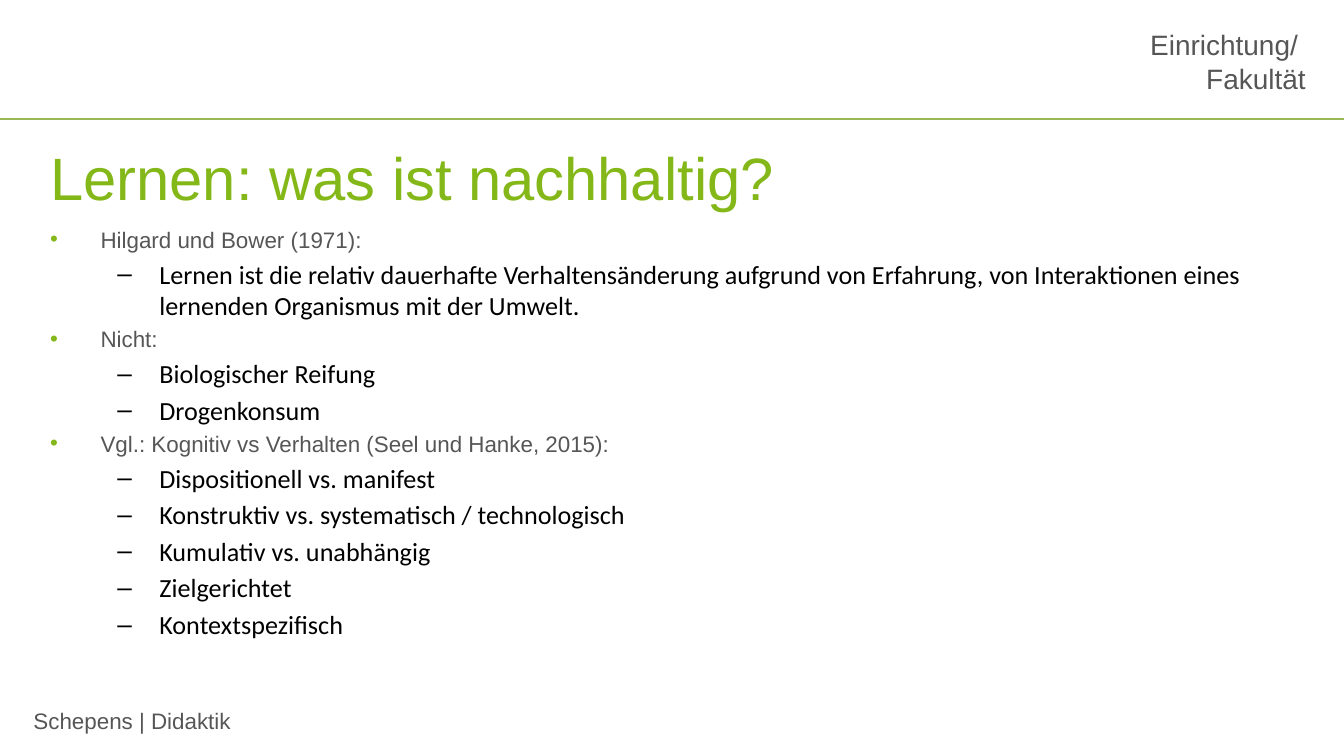
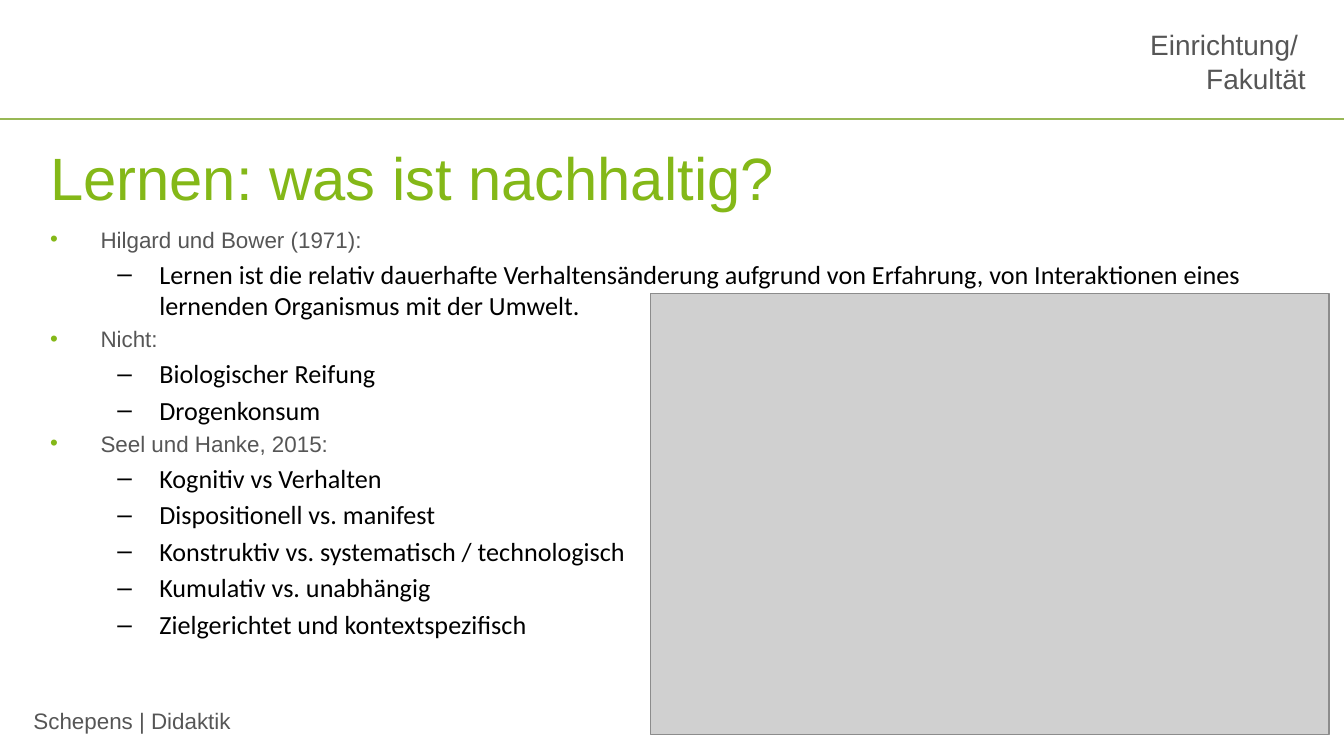
Before and after one commit to jobschepens/didakt22, a slide deck: slide 2 of folien/week2.pptx (slide 3 before the commit). Drawn at 1344x756 pixels with LibreOffice and Linux fonts; fonts in the diff are those of the drawing; grey boxes stand for pictures; background and template pictures are left out. Boxes give left, top, right and bottom in pixels: in the first picture for what was removed or moved away, otherwise in the second. Text is boxed around its words. In the diff, an @@ line names an element or a change of style, - is before the commit and + after.

Commit message:
w2

```diff
--- a/folien/week2.pptx
+++ b/folien/week2.pptx
@@ picture added at bbox=[650, 293, 1329, 734] @@
@@ text at bbox=[101, 436, 381, 493]: text changed; size 12 to 14 pt; font Arial to Calibri; text colour #565656 to #000000 @@
-• Vgl.: Kognitiv vs Verhalten (Seel und Hanke, 2015):
+• Seel und Hanke, 2015:
+  – Kognitiv vs Verhalten
@@ text at bbox=[159, 616, 527, 639]: text changed @@
-  – Zielgerichtet
-  – Kontextspezifisch
+  – Zielgerichtet und kontextspezifisch
```
Also in this commit, not shown: 1 other slide changed.
